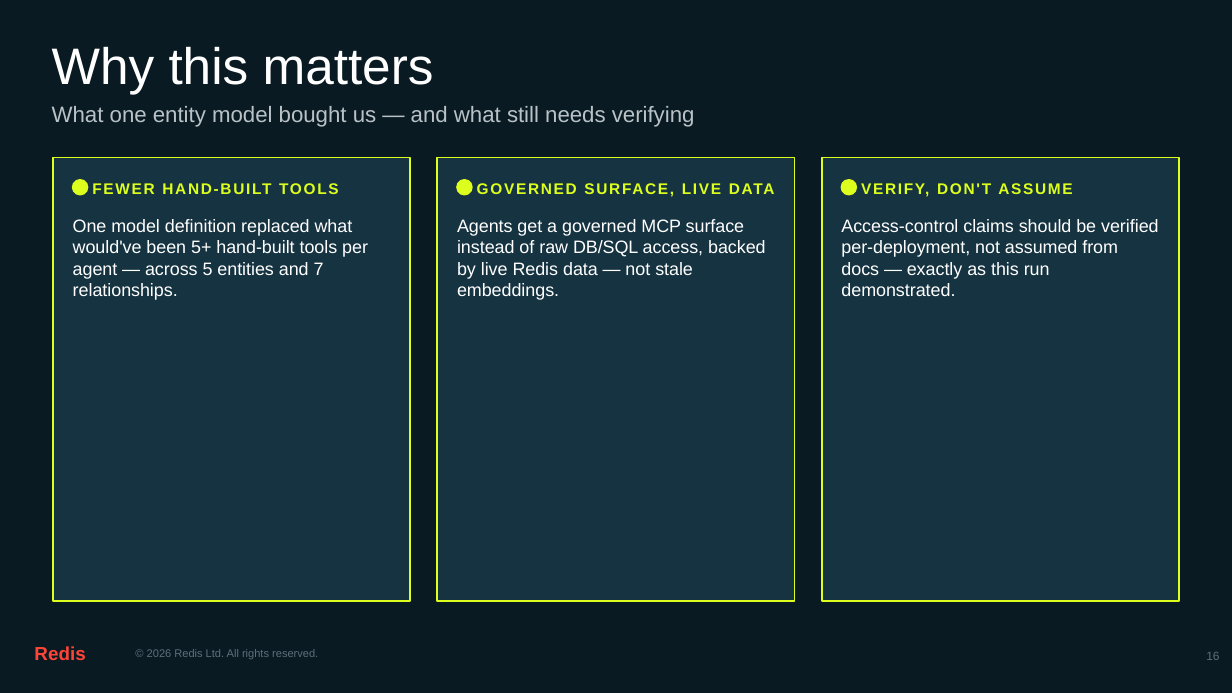
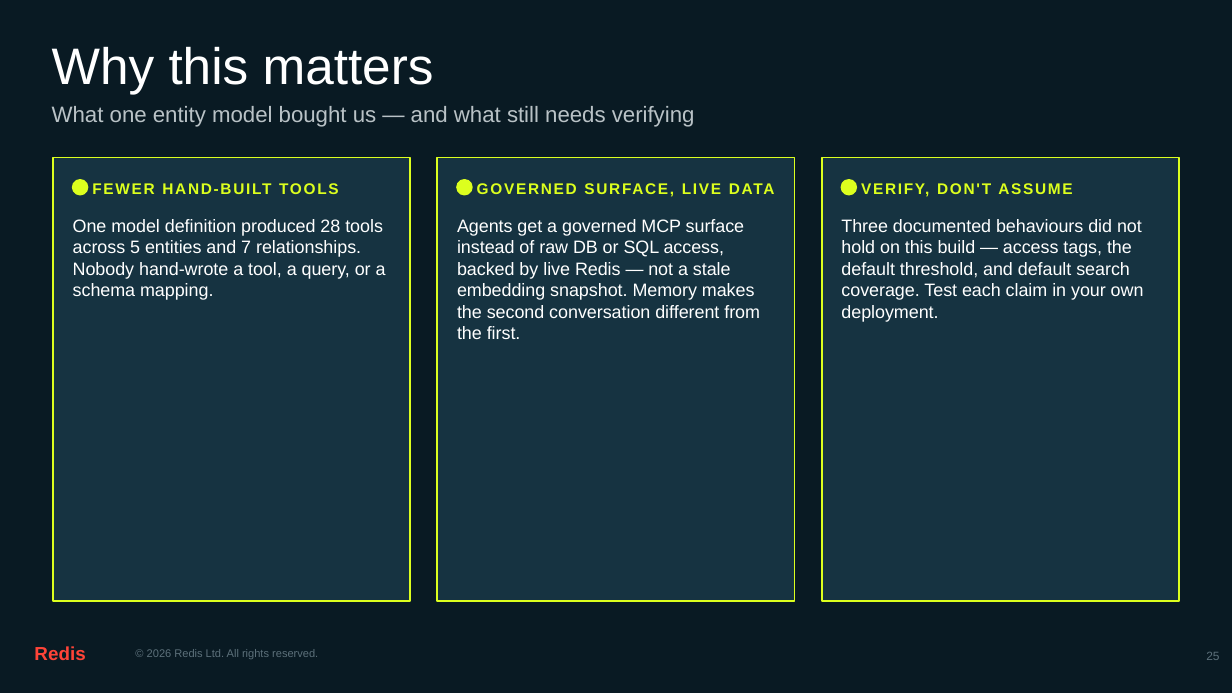
Before and after one commit to amitmknit/context-retriever-payment-failure-demo, a slide deck: slide 28 of Context-Retriever-Payment-Failure-Demo.pptx (slide 19 before the commit). Drawn at 1232x693 pixels with LibreOffice and Linux fonts; fonts in the diff are those of the drawing. Boxes give left, top, right and bottom in pixels: in the first picture for what was removed or moved away, otherwise in the second. Text is boxed around its words. In the diff, an @@ line names an element or a change of style, - is before the commit and + after.

```diff
--- a/Context-Retriever-Payment-Failure-Demo.pptx
+++ b/Context-Retriever-Payment-Failure-Demo.pptx
@@ text at box(73, 219, 386, 300): text changed @@
-One model definition replaced what would've been 5+ hand-built tools per agent — across 5 entities and 7 relationships.
+One model definition produced 28 tools across 5 entities and 7 relationships. Nobody hand-wrote a tool, a query, or a schema mapping.
@@ text at box(457, 219, 760, 339): text changed @@
-Agents get a governed MCP surface instead of raw DB/SQL access, backed by live Redis data — not stale embeddings.
+Agents get a governed MCP surface instead of raw DB or SQL access, backed by live Redis — not a stale embedding snapshot. Memory makes the second conversation different from the first.
@@ text at box(841, 219, 1144, 322): text changed @@
-Access-control claims should be verified per-deployment, not assumed from docs — exactly as this run demonstrated.
+Three documented behaviours did not hold on this build — access tags, the default threshold, and default search coverage. Test each claim in your own deployment.
@@ text at box(1206, 652, 1219, 660): text changed @@
-16
+25
```
Also in this commit, not shown: 15 other slides changed, 10 slides added, 1 slide removed, 4 other files.
